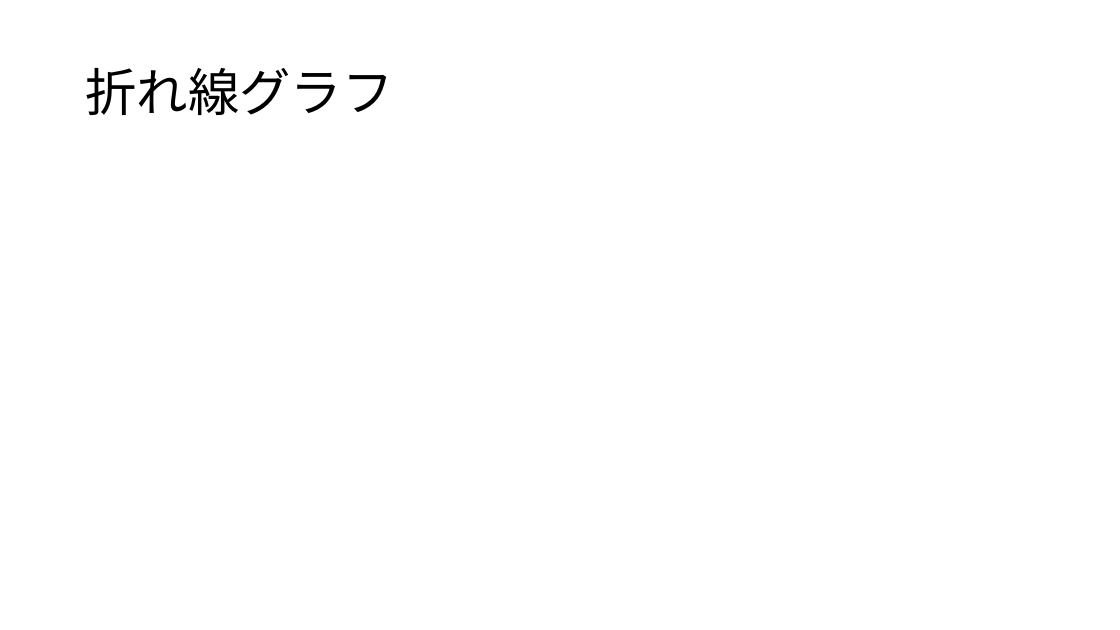
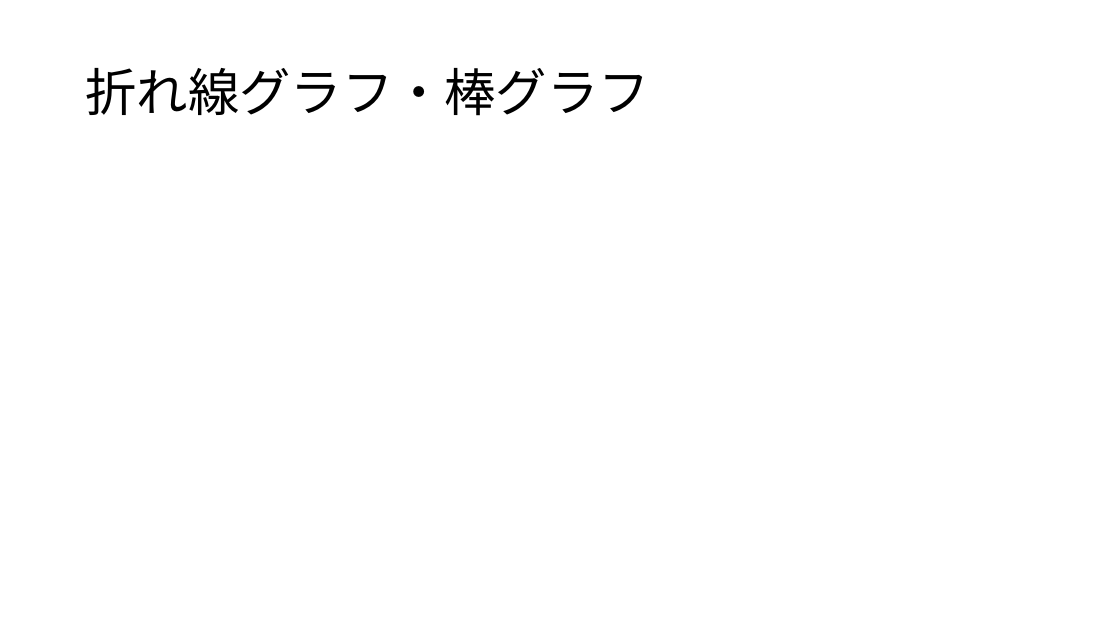
Before and after one commit to erevest-cobalt/3pro, a slide deck: slide 6 of 統計データの可視化.pptx. Drawn at 1120x630 pixels with LibreOffice and Linux fonts; fonts in the diff are those of the drawing. Boxes give left, top, right and bottom in pixels: in the first picture for what was removed or moved away, otherwise in the second. Text is boxed around its words. In the diff, an @@ line names an element or a change of style, - is before the commit and + after.

Commit message:
Update 統計データの可視化.pptx
シエラレオネの折れ線グラフを1枚追加した

```diff
--- a/統計データの可視化.pptx
+++ b/統計データの可視化.pptx
@@ title at (85, 68, 650, 116): text changed @@
-折れ線グラフ
+折れ線グラフ・棒グラフ
```
Also in this commit, not shown: 1 slide added.
